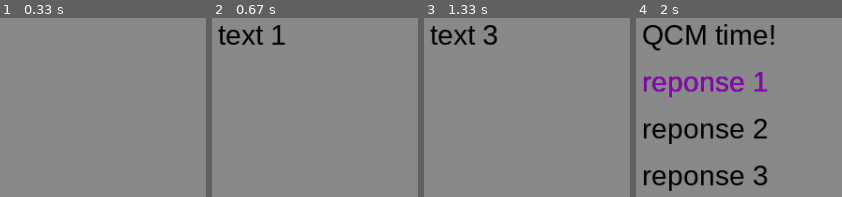
Above: before the commit, frames 1-4 (left to right).
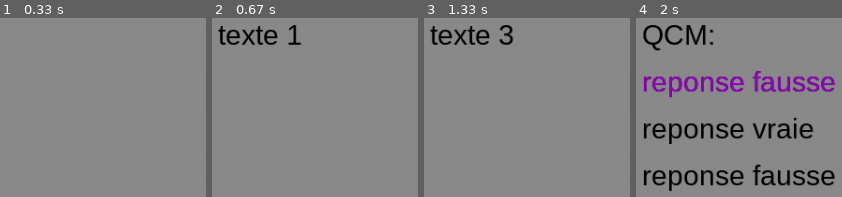
Above: after the commit, the same moments.

Repository: GEThub2807/MiniStudio
Game: pygame game, started from NPC Dialogue + QCM.py
Two runs of this game, one before a commit and one after it. Both use one fixed random seed, a clock stepped at 60 frames per second and the inputs below.
Inputs:
- Up to frame 1 (0.33 s): no input
- Up to frame 2 (0.67 s): tap E at 0.33 s
- Up to frame 3 (1.33 s): tap E at 0.67, 1.17 s
- Up to frame 4 (2 s): tap E at 1.7 s

Frame 1 is identical in both runs. In frame 2, 0.8% of the frame differs, in the area x 25-44%, y 3-16%; in frame 3, 1.1%; in frame 4, 7.2%, in the area x 35-97%, y 3-94%.

Commit message:
Update NPC Dialogue + QCM.py

Diff:
--- a/NPC Dialogue + QCM.py
+++ b/NPC Dialogue + QCM.py
@@ -11,8 +11,8 @@
 interactKey = pygame.K_e
 
 # This is where the text is stored
-firstTextList = ["text 1", "text 2", "text 3"]
-qcm = ["QCM time!", "reponse 1", "reponse 2", "reponse 3"]
+firstTextList = ["texte 1", "texte 2", "texte 3"]
+qcm = ["QCM:", "reponse fausse", "reponse vraie", "reponse fausse"]
 
 # Fills the screen gray
 fill = (140, 140, 140)
